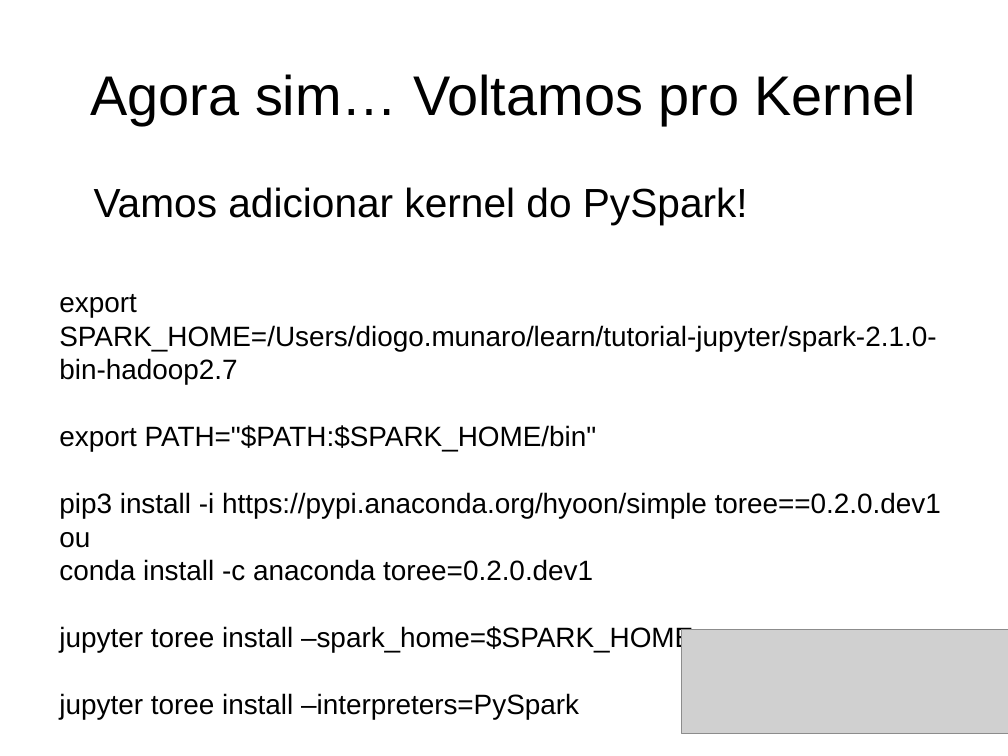
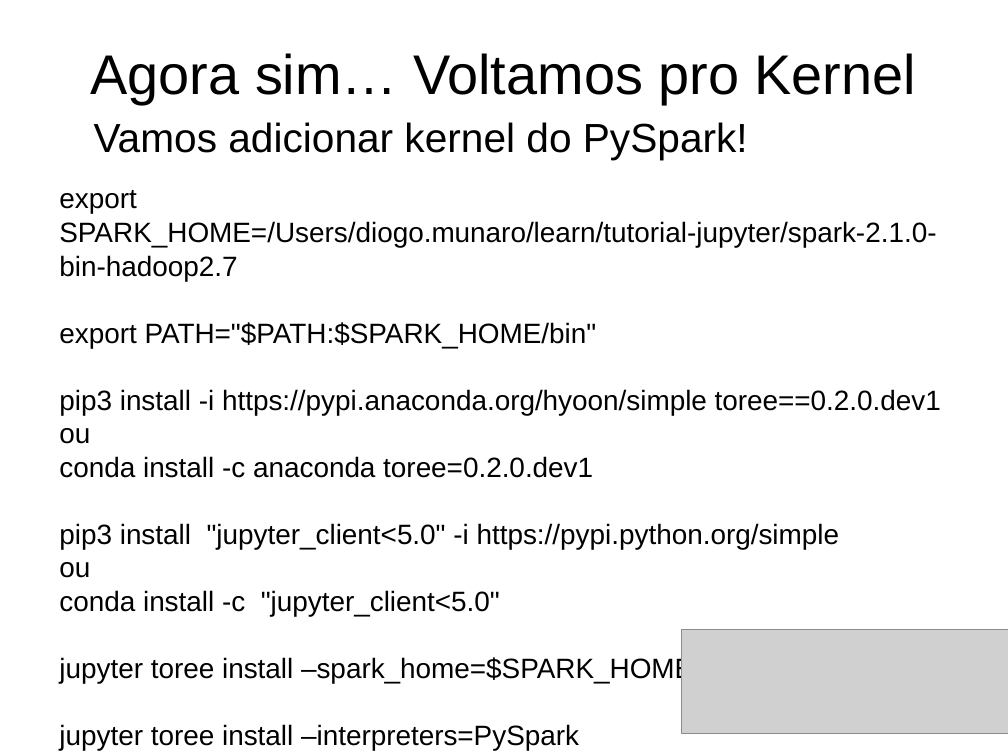
Before and after one commit to dmvieira/tutorial-jupyter-pyspark, a slide deck: slide 12 of tutorial.odp (slide 11 before the commit). Drawn at 1008x756 pixels with LibreOffice and Linux fonts; fonts in the diff are those of the drawing; grey boxes stand for pictures. Boxes give left, top, right and bottom in pixels: in the first picture for what was removed or moved away, otherwise in the second. Text is boxed around its words. In the diff, an @@ line names an element or a change of style, - is before the commit and + after.

Commit message:
More stuff

```diff
--- a/tutorial.odp
+++ b/tutorial.odp
@@ title "Agora sim… Voltamos pro Kernel": place and size @@
-title "Agora sim… Voltamos pro Kernel" at [91, 74, 916, 125]
+title "Agora sim… Voltamos pro Kernel" at [91, 53, 916, 103]
@@ text "Vamos adicionar kernel do PySpark!": place and size @@
-text "Vamos adicionar kernel do PySpark!" at [94, 187, 748, 225]
+text "Vamos adicionar kernel do PySpark!" at [94, 122, 748, 160]
@@ text "export SPARK_HOME=/Users/diogo.munaro/learn/tutorial-jupyter ...": place and size @@
-text "export SPARK_HOME=/Users/diogo.munaro/learn/tutorial-jupyter ..." at [59, 294, 941, 720]
+text "export SPARK_HOME=/Users/diogo.munaro/learn/tutorial-jupyter ..." at [59, 190, 941, 750]
@@ text at [59, 523, 840, 616]: paragraphs added @@
+pip3 install "jupyter_client<5.0" -i https://pypi.python.org/simple
+ou
+conda install -c "jupyter_client<5.0"
```
Also in this commit, not shown: 1 slide added.
